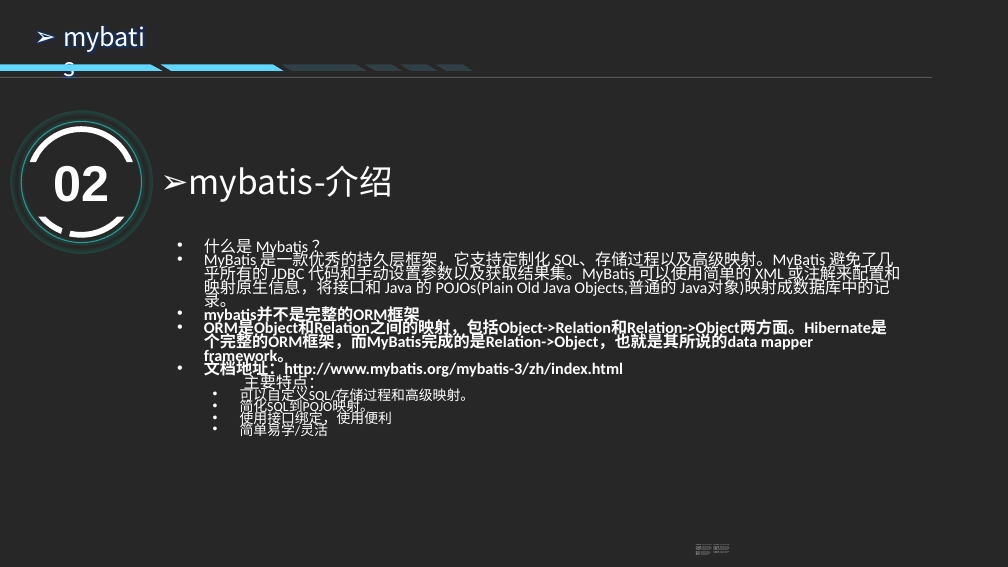
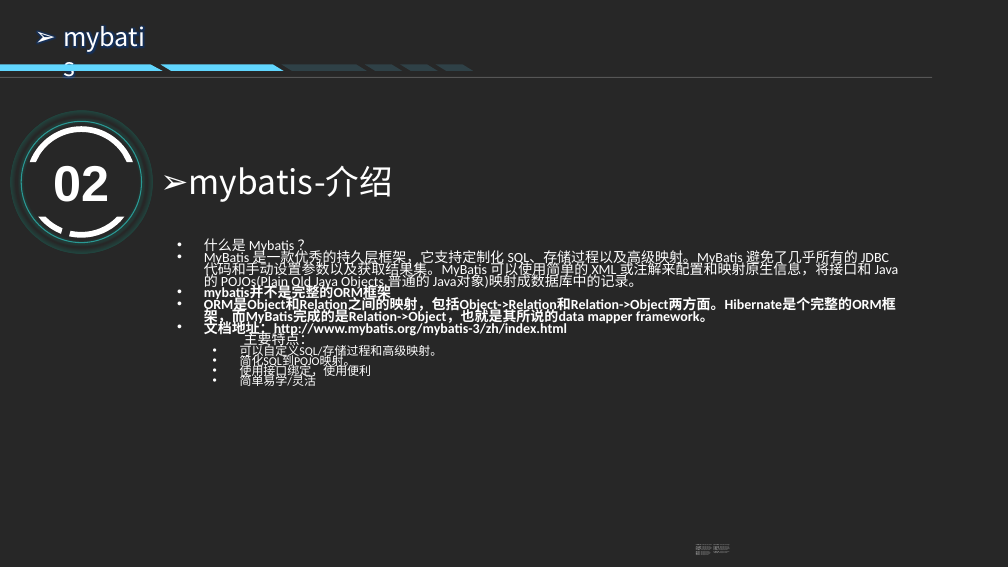
Before and after one commit to chirongqi/study-java-dao, a slide deck: slide 10 of mybatis技术分享/MyBatis技术分享.pptx. Drawn at 1008x567 pixels with LibreOffice and Linux fonts; fonts in the diff are those of the drawing; background and template pictures are left out; a plain dark background stands for a picture behind light text. Boxes give left, top, right and bottom in pixels: in the first picture for what was removed or moved away, otherwise in the second. Text is boxed around its words. In the diff, an @@ line names an element or a change of style, - is before the commit and + after.

```diff
--- a/mybatis技术分享/MyBatis技术分享.pptx
+++ b/mybatis技术分享/MyBatis技术分享.pptx
@@ text "什么是 Mybatis ？" at [204,238,899,386]: size 15.4 to 13.3 pt in "什么是 Mybatis ？", "MyBatis 是一款优秀的持久层框架，它支持定制化 SQL、存储过程以及高级映射。MyBatis 避免了几乎所有的 J ...", "mybatis并不是完整的ORM框架", "ORM是Object和Relation之间的映射，包括Object->Relation和Relation->Object ..." and 2 more places; size 13.2 to 11.4 pt in "可以自定义SQL/存储过程和高级映射。", "简化SQL到POJO映射。", "使用接口绑定，使用便利", "简单易学/灵活" @@
```
Also in this commit, not shown: 1 other slide changed, 1 slide added.
